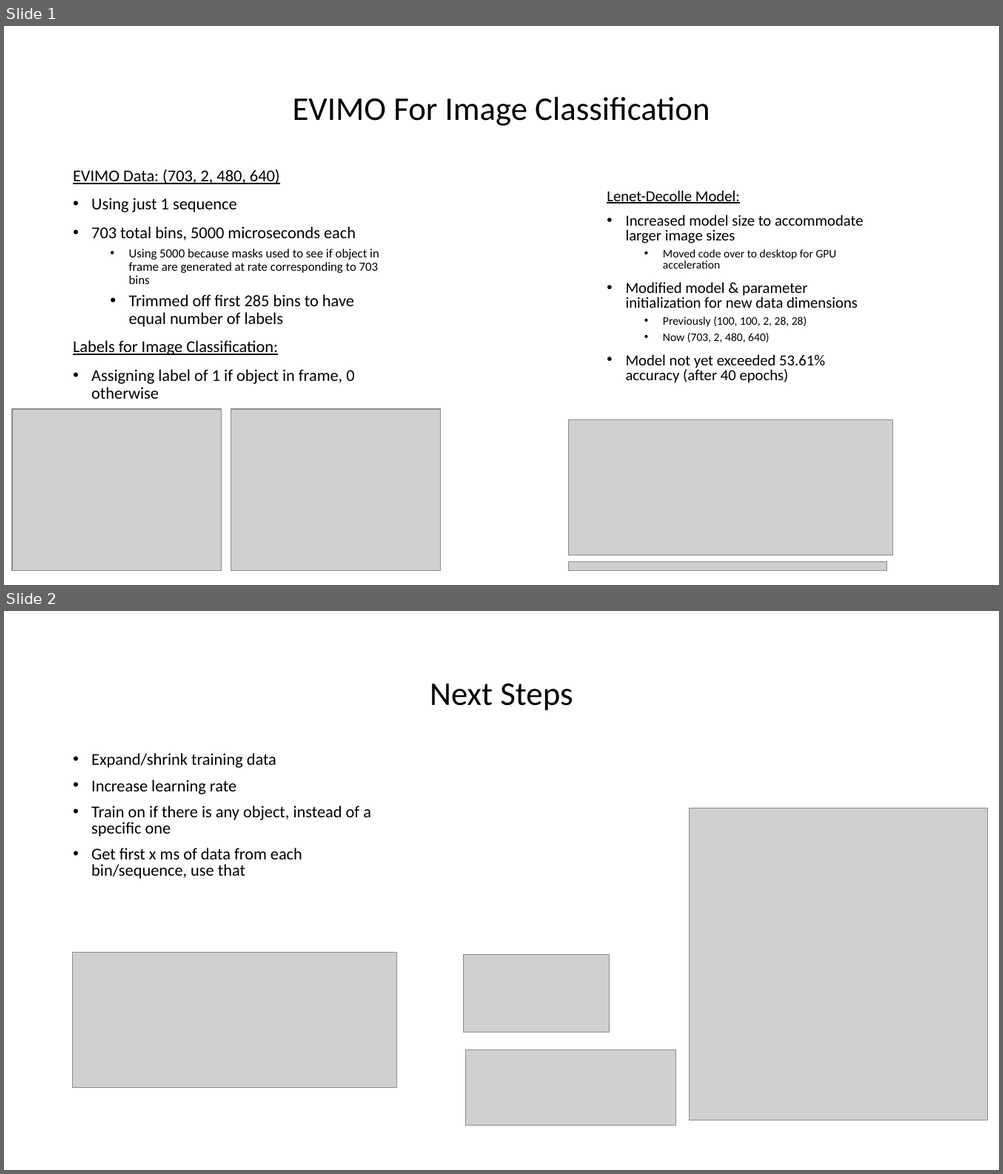
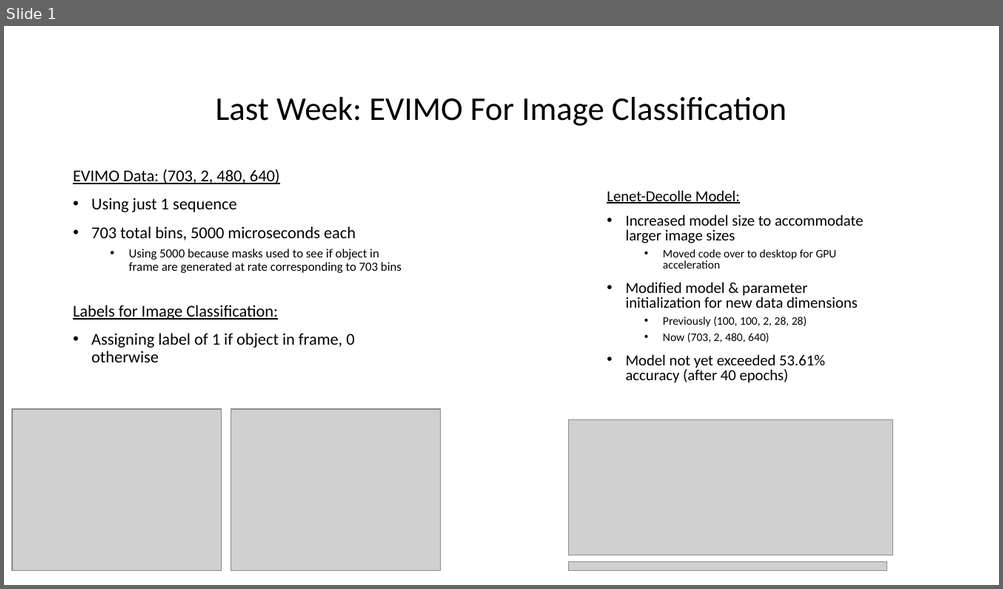
Before and after one commit to tarmst/snn, a slide deck: SNN.pptx. Shown one above the other, each under a label of ours: slides 1 and 2 before the commit, slide 1 after it. The pictures are 1003x1174 and 1003x589 pixels, drawn with LibreOffice and Linux fonts; fonts in the diff are those of the drawing; grey boxes stand for pictures. Boxes give left, top, right and bottom in pixels: in the first picture for what was removed or moved away, otherwise in the second. Text is boxed around its words. In the diff, an @@ line names an element or a change of style, - is before the commit and + after.

Commit message:
Updates from this week

```diff
--- a/SNN.pptx
+++ b/SNN.pptx
@@ slide 2 removed at bbox=[4, 611, 999, 1170], background #FFFFFF @@
@@ title removed at bbox=[430, 684, 572, 711] @@
-Next Steps
@@ text removed at bbox=[91, 753, 371, 879] @@
-• Expand/shrink training data
-• Increase learning rate
-• Train on if there is any object, instead of a specific one
-• Get first x ms of data from each bin/sequence, use that
@@ picture removed at bbox=[689, 809, 987, 1121] @@
@@ picture removed at bbox=[73, 953, 396, 1088] @@
@@ picture removed at bbox=[464, 954, 609, 1033] @@
@@ picture removed at bbox=[465, 1051, 675, 1126] @@
@@ slide 1 changed as well @@
@@ title at bbox=[216, 97, 786, 126]: text changed @@
-EVIMO For Image Classification
+Last Week: EVIMO For Image Classification
@@ text at bbox=[129, 295, 354, 327]: paragraph removed @@
-  • Trimmed off first 285 bins to have equal number of labels
```
Also in this commit, not shown: 1 slide added, 2 other files.
